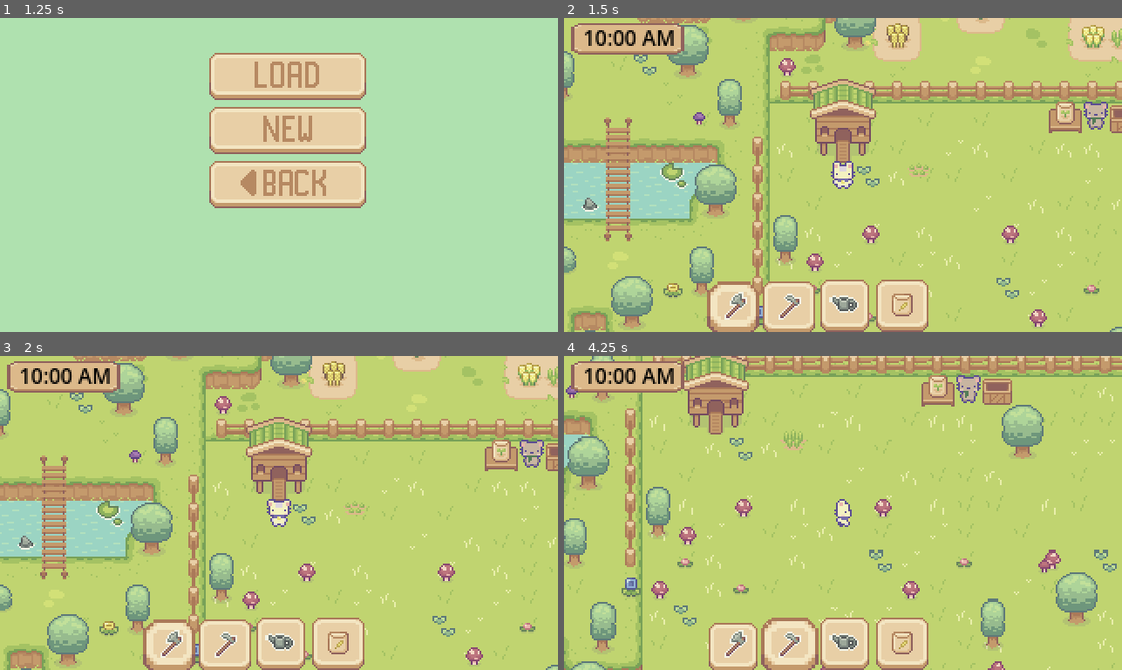
Above: before the commit, frames 1-4 (two rows, left to right).
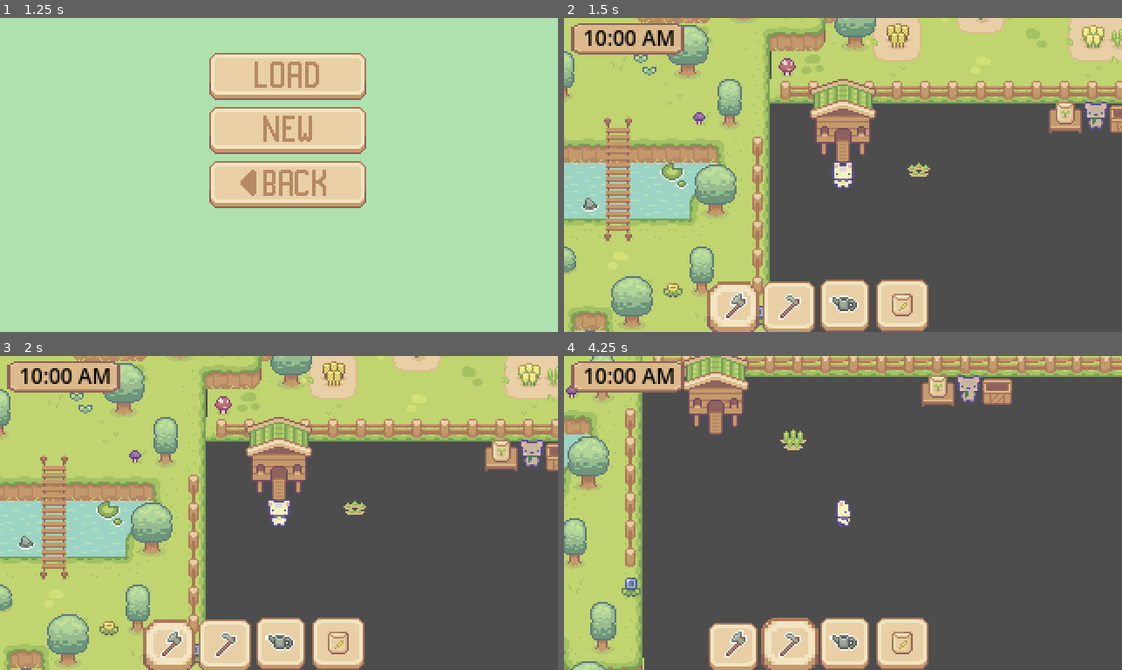
Above: after the commit, the same moments.

Repository: egd3025/everbloom
Game: Godot game, scene res://start_menu.tscn
Two runs of this game, one before a commit and one after it. Both use one fixed random seed, a clock stepped at 60 frames per second and the inputs below.
Inputs (mouse positions are in pixels of both pictures, inside the frame that each line leads up to):
- Up to frame 1 (1.25 s): click (117, 303) at 0.5 s
- Up to frame 2 (1.5 s): click (854, 77) at 1.25 s
- Up to frame 3 (2 s): no input
- Up to frame 4 (4.25 s): tap Enter at 2 s; hold Right (ui_right) 2.03-2.78 s; tap A (Plant) at 2.1, 3.05, 3.8 s; hold Down (ui_down) 2.78-3.53 s; tap 1 (1) at 2.85 s; hold Right (ui_right) from 3.53 s (still down); tap 2 (2) at 3.6 s

Frame 1 is identical in both runs. In frame 2, 39% of the frame differs, in the area x 36-100%, y 10-100%; in frame 3, 39%; in frame 4, 71%, in the area x 14-100%, y 6-100%.
Error after the commit: Attempt to call function 'get_line' in base 'null instance' on a null instance. (res://World/Panel.gd:129)

Commit message:
added load to world
world now loads a save each time it is first ran

Diff:
--- a/EverBloom/Pause Menu.gd
+++ b/EverBloom/Pause Menu.gd
@@ -1,4 +1,8 @@
 extends Control
+
+@onready var saving_time = $"../../Saving_Time"
+@onready var player = $"../../player"
+
 
 # controls for the pause menu
 func _on_resume_button_pressed():
--- a/EverBloom/World/world.gd
+++ b/EverBloom/World/world.gd
@@ -4,11 +4,19 @@
 @onready var world = $"."
 @onready var floor = $Floor
 @onready var player = $player
-@onready var saving_time = $"../../Saving_Time"
+@onready var saving_time = $Saving_Time
+
 #coordinate list for all the plants
 var coordList = []
 # makes a variable to recieve the signal from hotbar
 var hotbarSelected = 1;
+
+func _ready():
+	saving_time.load_game()
+	saving_time.load_Map()
+	saving_time.loadPlants()
+	player.loadInv()
+	print("GAME LOADED")
 
 func _input(event):
 	if event.is_action("Plant"):
